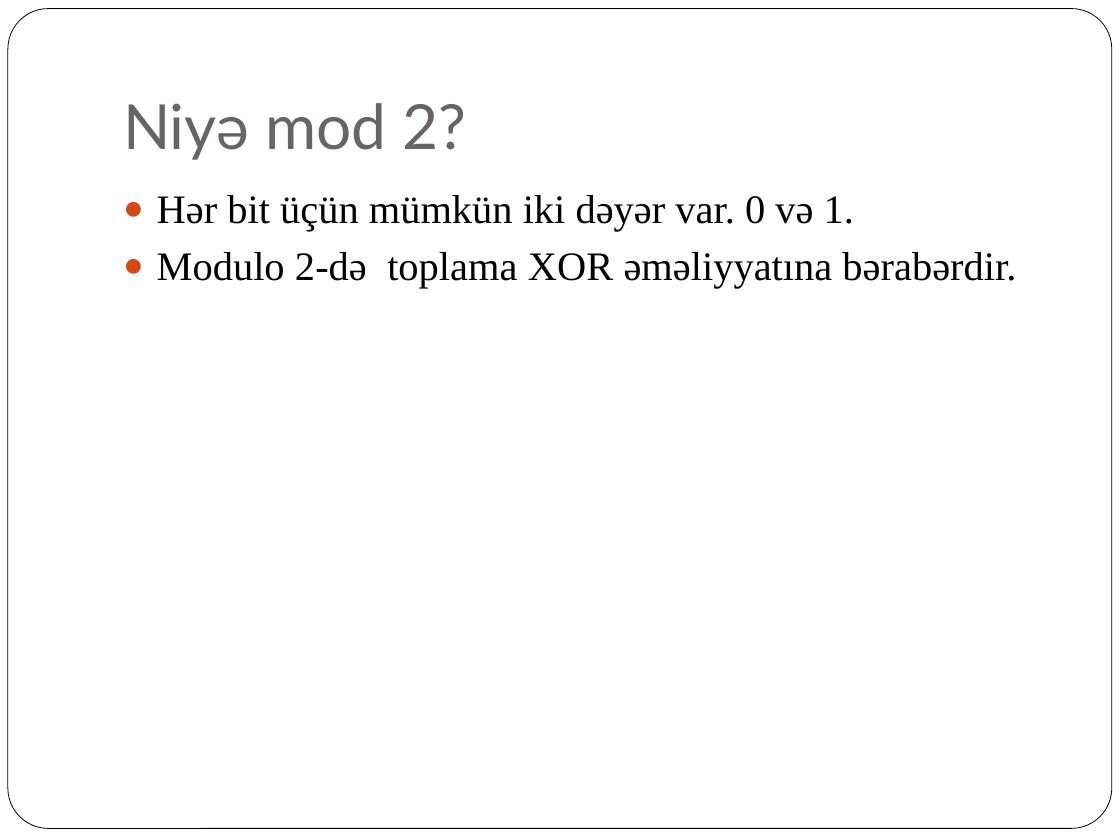
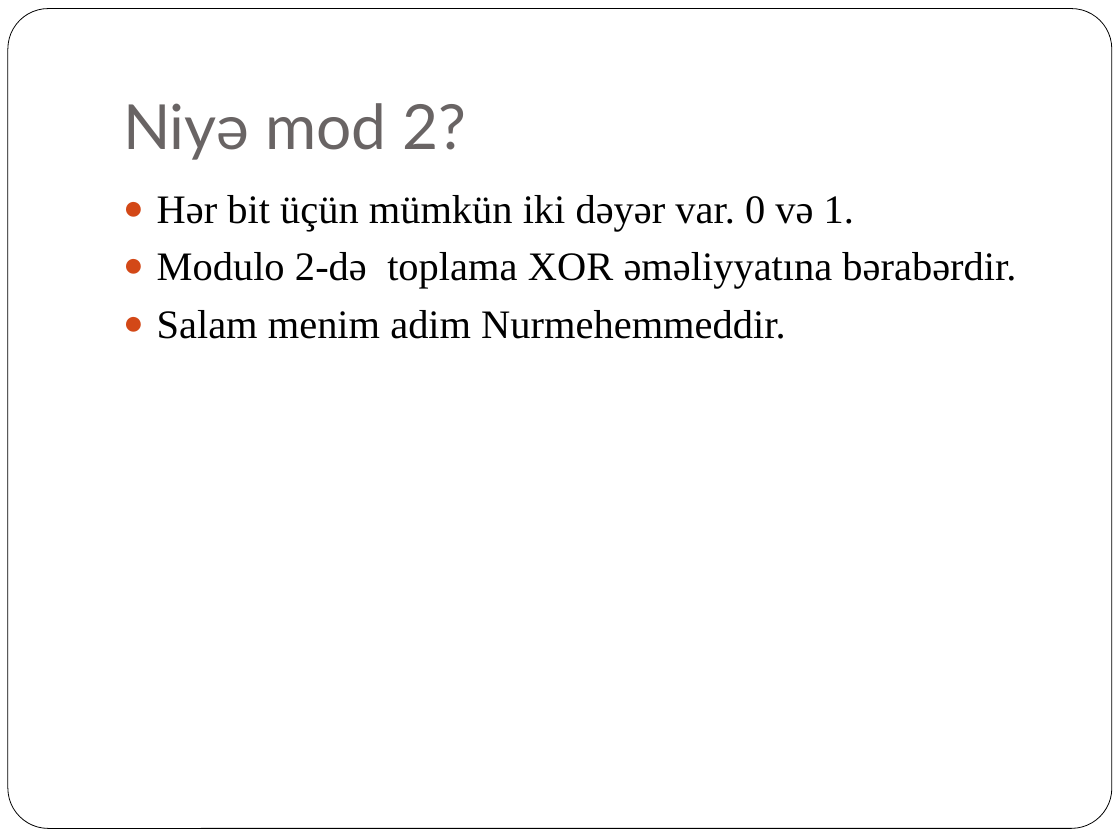
Before and after one commit to Nurmehemmed/Test2, a slide deck: slide 9 of GitSecond.pptx. Drawn at 1120x840 pixels with LibreOffice and Linux fonts; fonts in the diff are those of the drawing. Boxes give left, top, right and bottom in pixels: in the first picture for what was removed or moved away, otherwise in the second. Text is boxed around its words. In the diff, an @@ line names an element or a change of style, - is before the commit and + after.

```diff
--- a/GitSecond.pptx
+++ b/GitSecond.pptx
@@ text at (157, 310, 785, 339): paragraph added @@
+● Salam menim adim Nurmehemmeddir.
```
Also in this commit, not shown: 1 other file.
